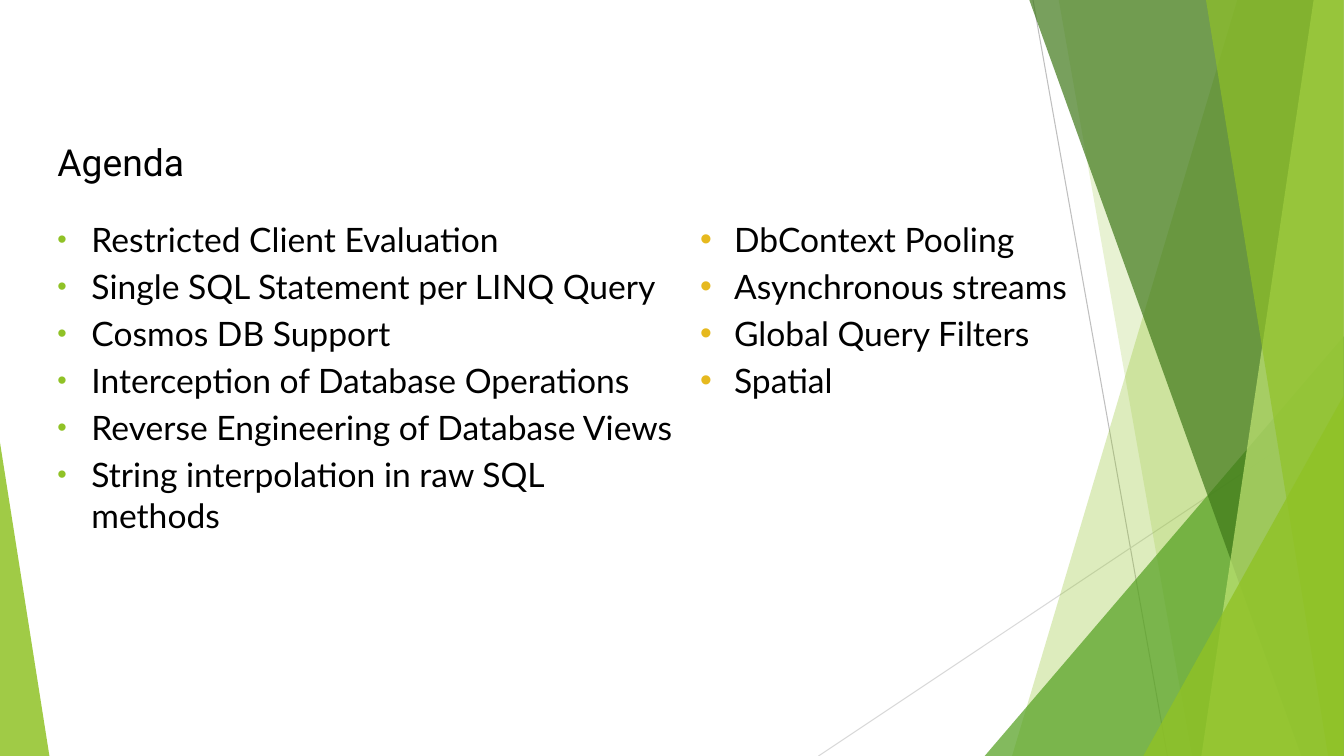
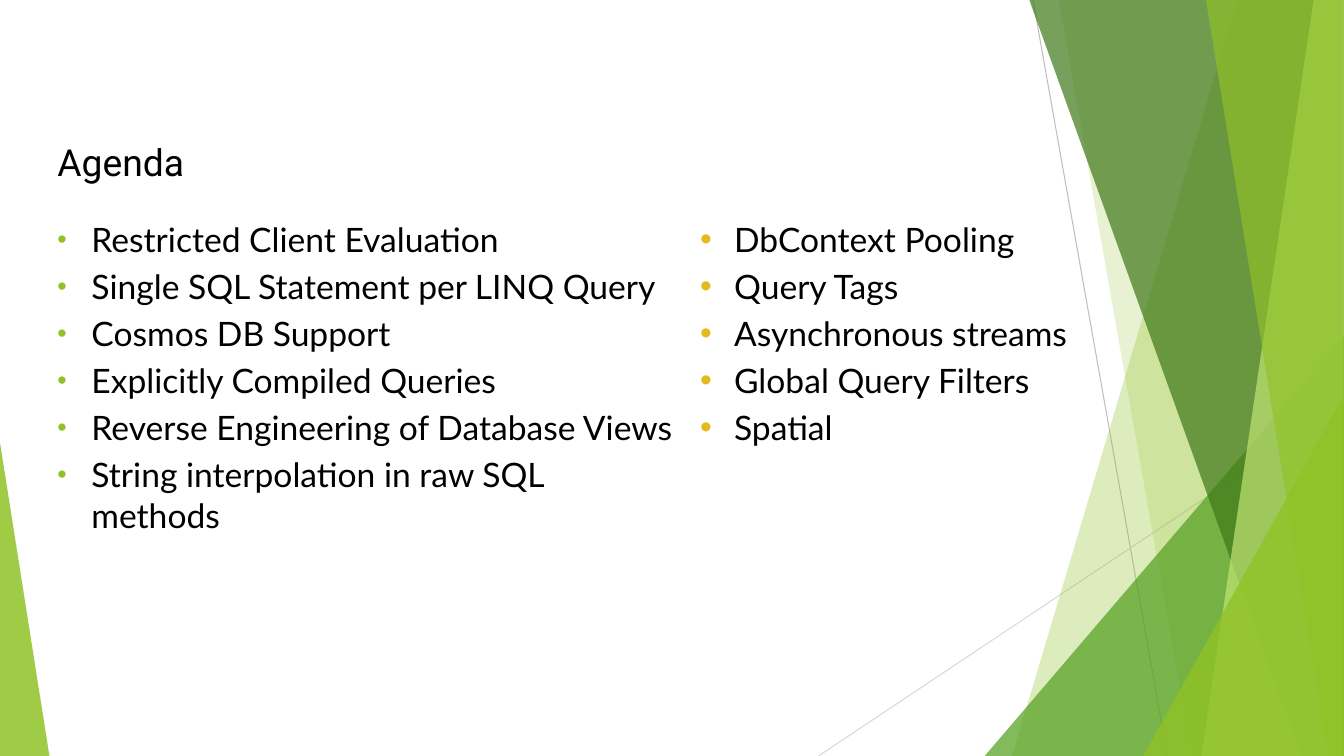
Before and after one commit to cwoodruff/EFCore3Demos, a slide deck: slide 3 of What’s new in Entity Framework Core 3.1.pptx. Drawn at 1344x756 pixels with LibreOffice and Linux fonts; fonts in the diff are those of the drawing. Boxes give left, top, right and bottom in pixels: in the first picture for what was removed or moved away, otherwise in the second. Text is boxed around its words. In the diff, an @@ line names an element or a change of style, - is before the commit and + after.

```diff
--- a/What’s new in Entity Framework Core 3.1.pptx
+++ b/What’s new in Entity Framework Core 3.1.pptx
@@ text at (734,274,899,305): paragraph added @@
+• Query Tags
@@ text at (91,368,496,399): text changed @@
-• Interception of Database Operations
+• Explicitly Compiled Queries
```
Also in this commit, not shown: 10 other slides changed, 8 slides added, 5 slides removed.
